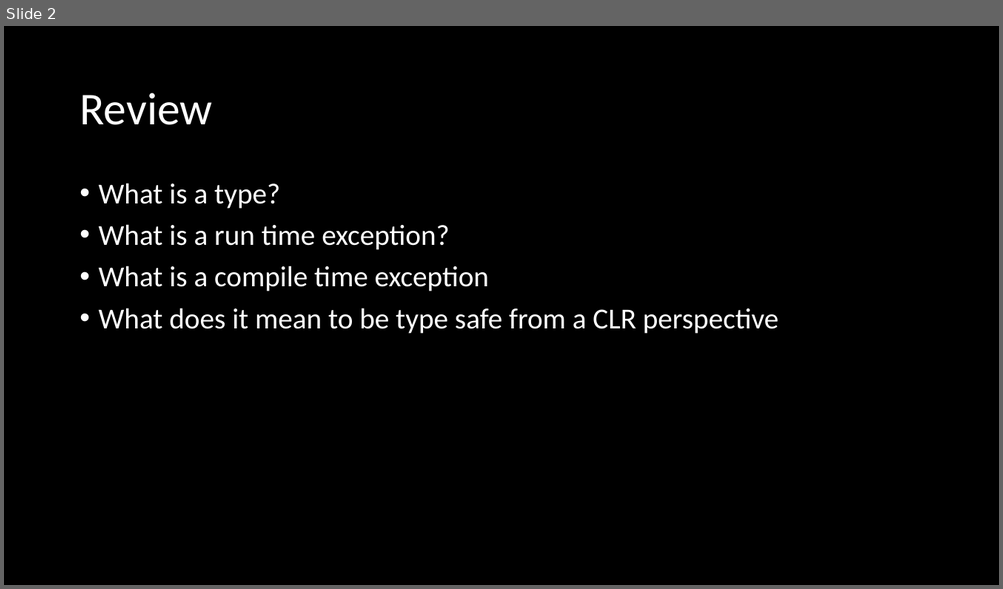
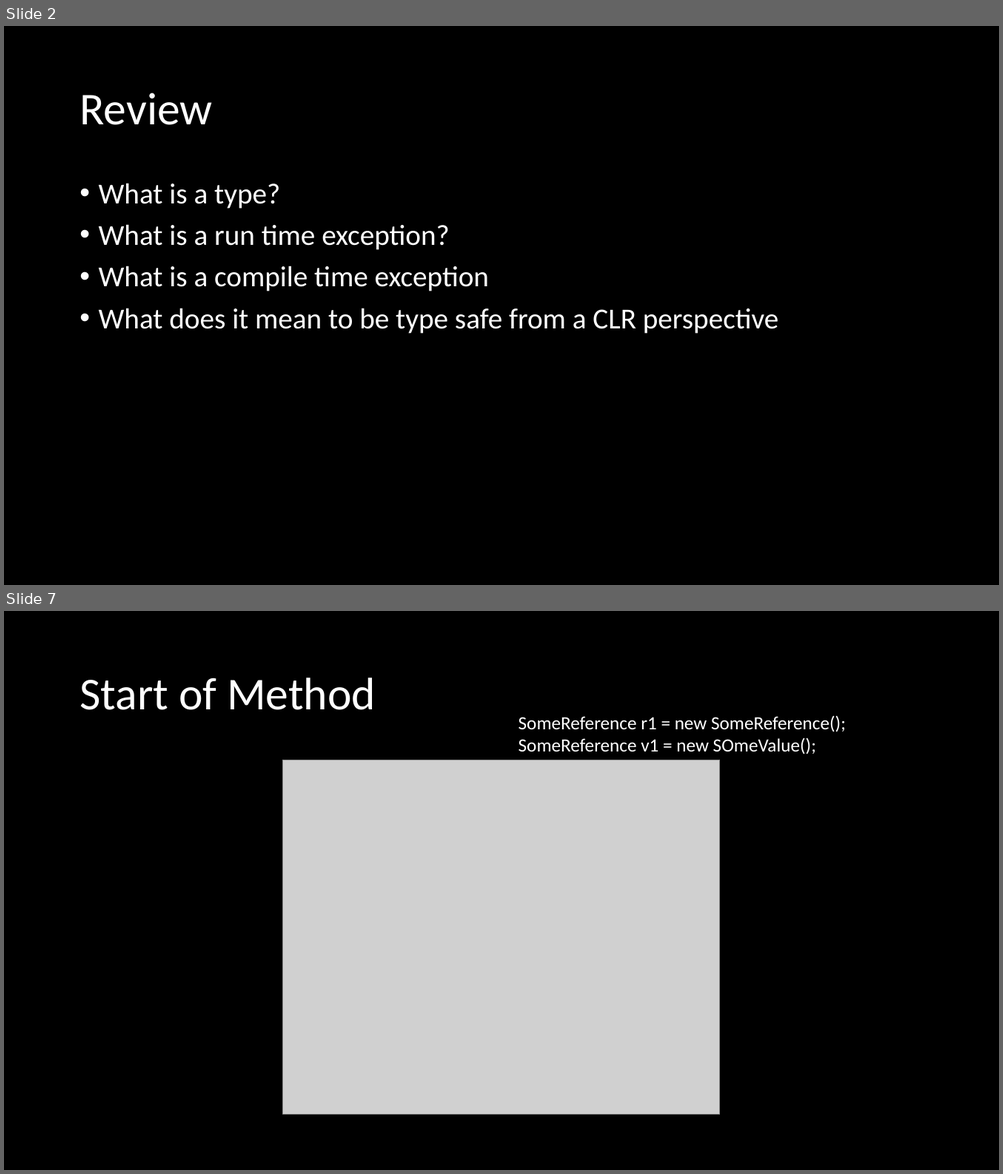
Before and after one commit to microsoft/Flash_University, a slide deck: CLR_via_CSharp/Week3/CLR_Via_CSharp_chapter5.pptx. Shown one above the other, each under a label of ours: slide 2 before the commit, slides 2 and 7 after it; the slides between them are not shown. The pictures are 1003x589 and 1003x1174 pixels, drawn with LibreOffice and Linux fonts; fonts in the diff are those of the drawing; grey boxes stand for pictures. Boxes give left, top, right and bottom in pixels: in the first picture for what was removed or moved away, otherwise in the second. Text is boxed around its words. In the diff, an @@ line names an element or a change of style, - is before the commit and + after.

Commit message:
adding some slides, removing value vs ref types

```diff
--- a/CLR_via_CSharp/Week3/CLR_Via_CSharp_chapter5.pptx
+++ b/CLR_via_CSharp/Week3/CLR_Via_CSharp_chapter5.pptx
@@ slide 7 added at bbox=[4, 611, 999, 1170], background #000000 @@
@@ title added at bbox=[79, 678, 375, 710], 44 pt, text #FFFFFF @@
+Start of Method
@@ text added at bbox=[518, 715, 845, 755], 18 pt, text #FFFFFF @@
+SomeReference r1 = new SomeReference();
+SomeReference v1 = new SOmeValue();
@@ picture added at bbox=[283, 760, 720, 1116] @@
```
Also in this commit, not shown: 3 slides changed, 6 other slides added, 1 slide removed, 3 other files.
